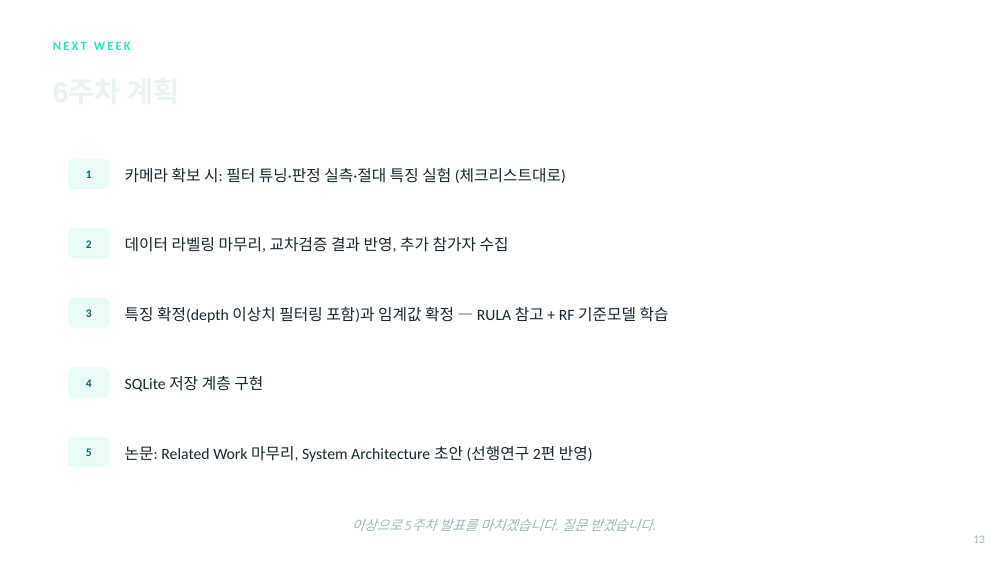
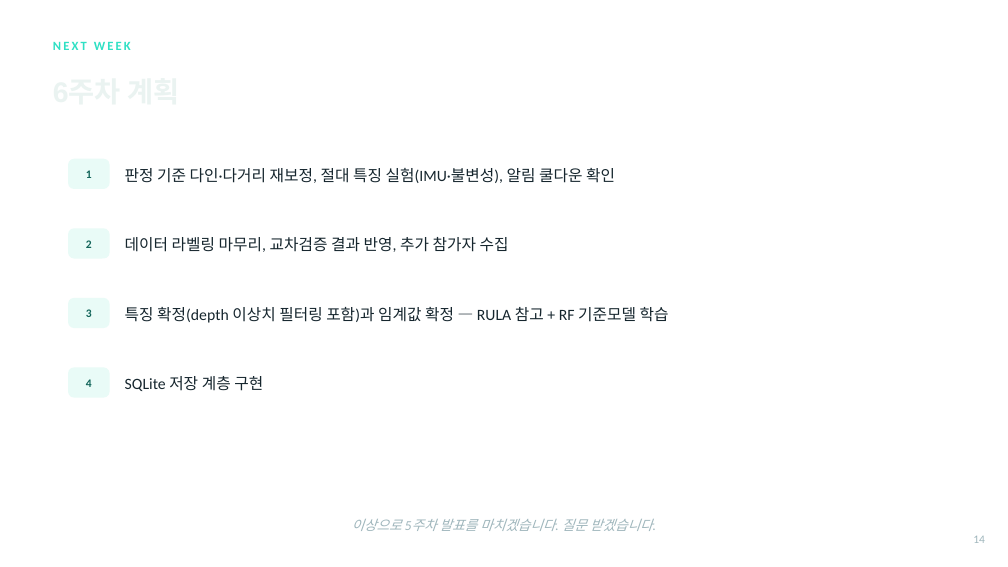
Before and after one commit to gianpark/AIoT-Project, a slide deck: slide 14 of barunjase_week5.pptx (slide 13 before the commit). Drawn at 1008x567 pixels with LibreOffice and Linux fonts; fonts in the diff are those of the drawing; background and template pictures are left out. Boxes give left, top, right and bottom in pixels: in the first picture for what was removed or moved away, otherwise in the second. Text is boxed around its words. In the diff, an @@ line names an element or a change of style, - is before the commit and + after.

```diff
--- a/barunjase_week5.pptx
+++ b/barunjase_week5.pptx
@@ text at (x1=125, y1=168, x2=615, y2=183): text changed @@
-카메라 확보 시: 필터 튜닝·판정 실측·절대 특징 실험 (체크리스트대로)
+판정 기준 다인·다거리 재보정, 절대 특징 실험(IMU·불변성), 알림 쿨다운 확인
@@ rounded rectangle removed at (x1=53, y1=422, x2=955, y2=482) @@
@@ rounded rectangle removed at (x1=68, y1=437, x2=110, y2=467) @@
@@ text removed at (x1=86, y1=448, x2=92, y2=456) @@
-5
@@ text removed at (x1=125, y1=446, x2=593, y2=462) @@
-논문: Related Work 마무리, System Architecture 초안 (선행연구 2편 반영)
@@ text at (x1=973, y1=536, x2=985, y2=543): text changed @@
-13
+14
```
Also in this commit, not shown: 9 other slides changed, 1 slide added, 2 other files.
